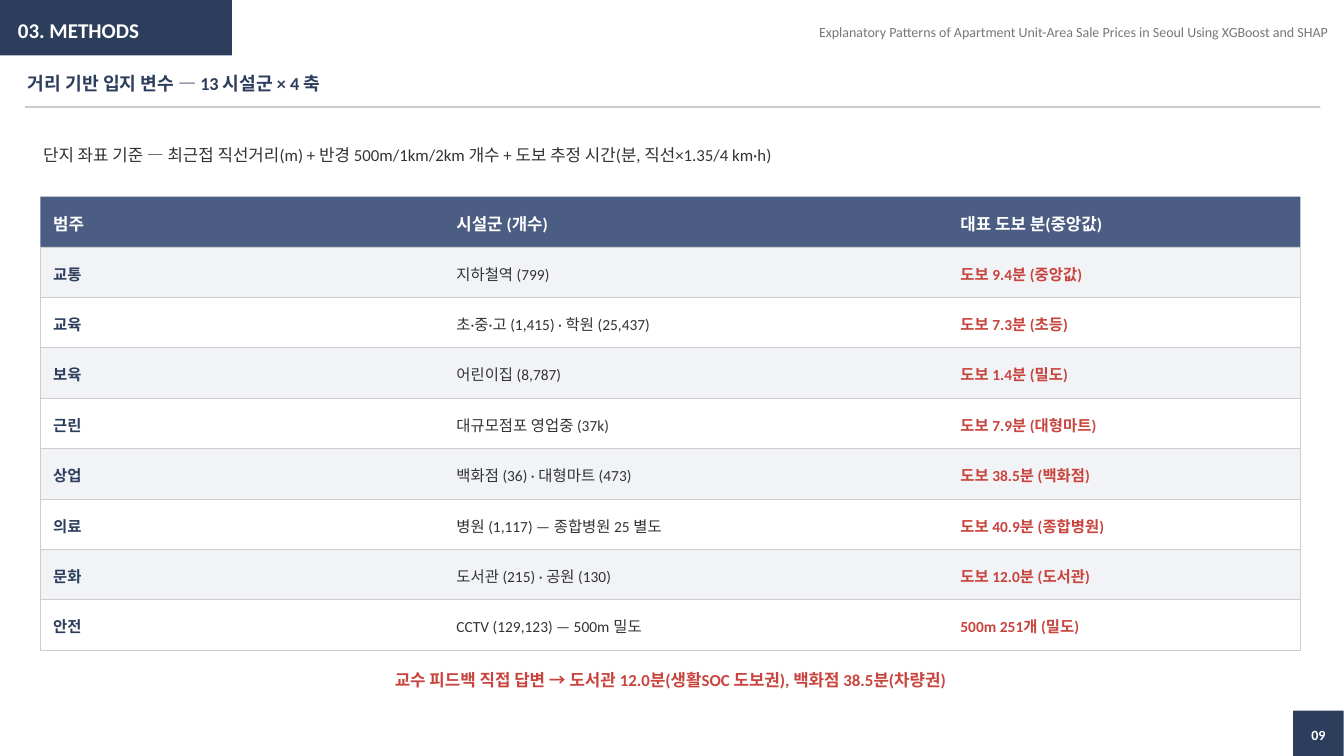
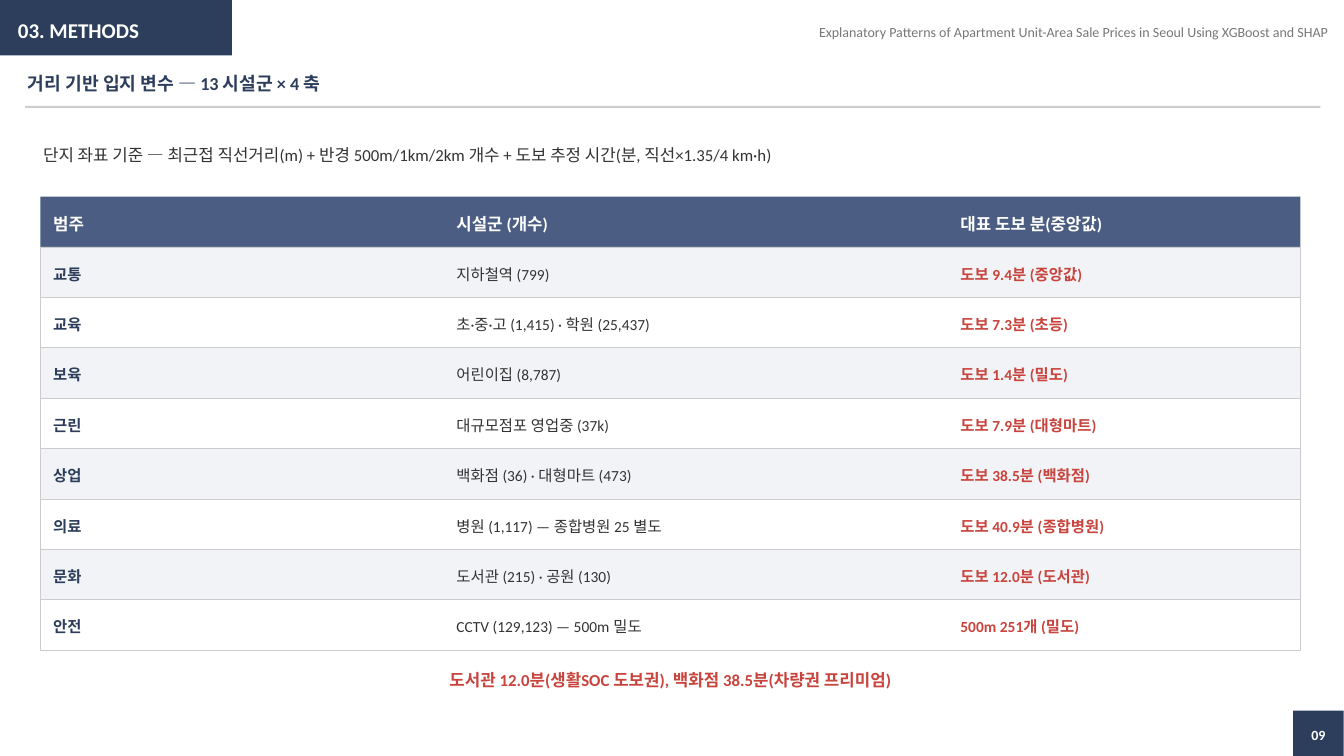
Before and after one commit to seokmogu/thesis-seoul-apt-xai, a slide deck: slide 9 of paper/중간발표_박현근.pptx. Drawn at 1344x756 pixels with LibreOffice and Linux fonts; fonts in the diff are those of the drawing. Boxes give left, top, right and bottom in pixels: in the first picture for what was removed or moved away, otherwise in the second. Text is boxed around its words. In the diff, an @@ line names an element or a change of style, - is before the commit and + after.

```diff
--- a/paper/중간발표_박현근.pptx
+++ b/paper/중간발표_박현근.pptx
@@ text at bbox=[449, 672, 891, 689]: text changed @@
-교수 피드백 직접 답변 → 도서관 12.0분(생활SOC 도보권), 백화점 38.5분(차량권)
+도서관 12.0분(생활SOC 도보권), 백화점 38.5분(차량권 프리미엄)
```
Also in this commit, not shown: 7 other slides changed, 24 other files.
